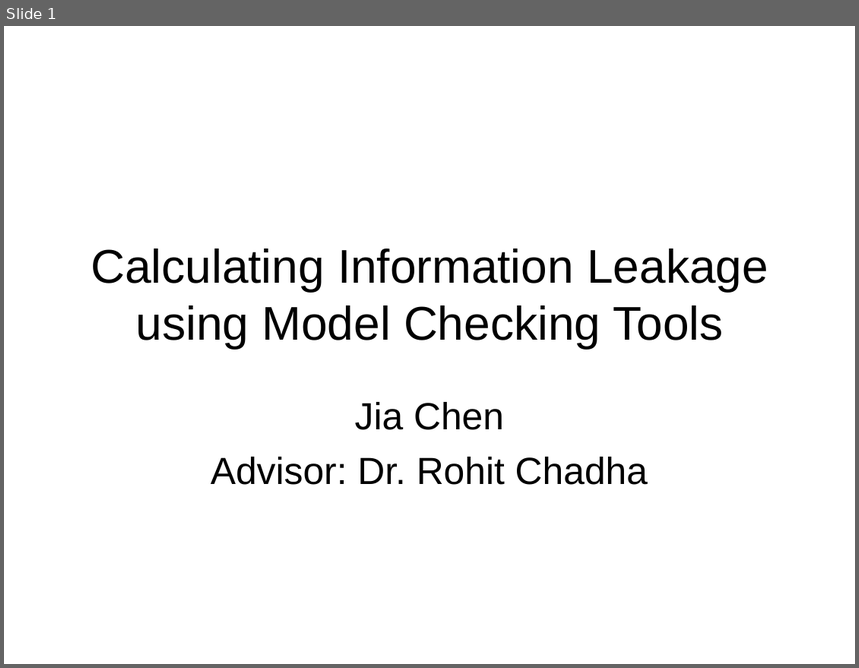
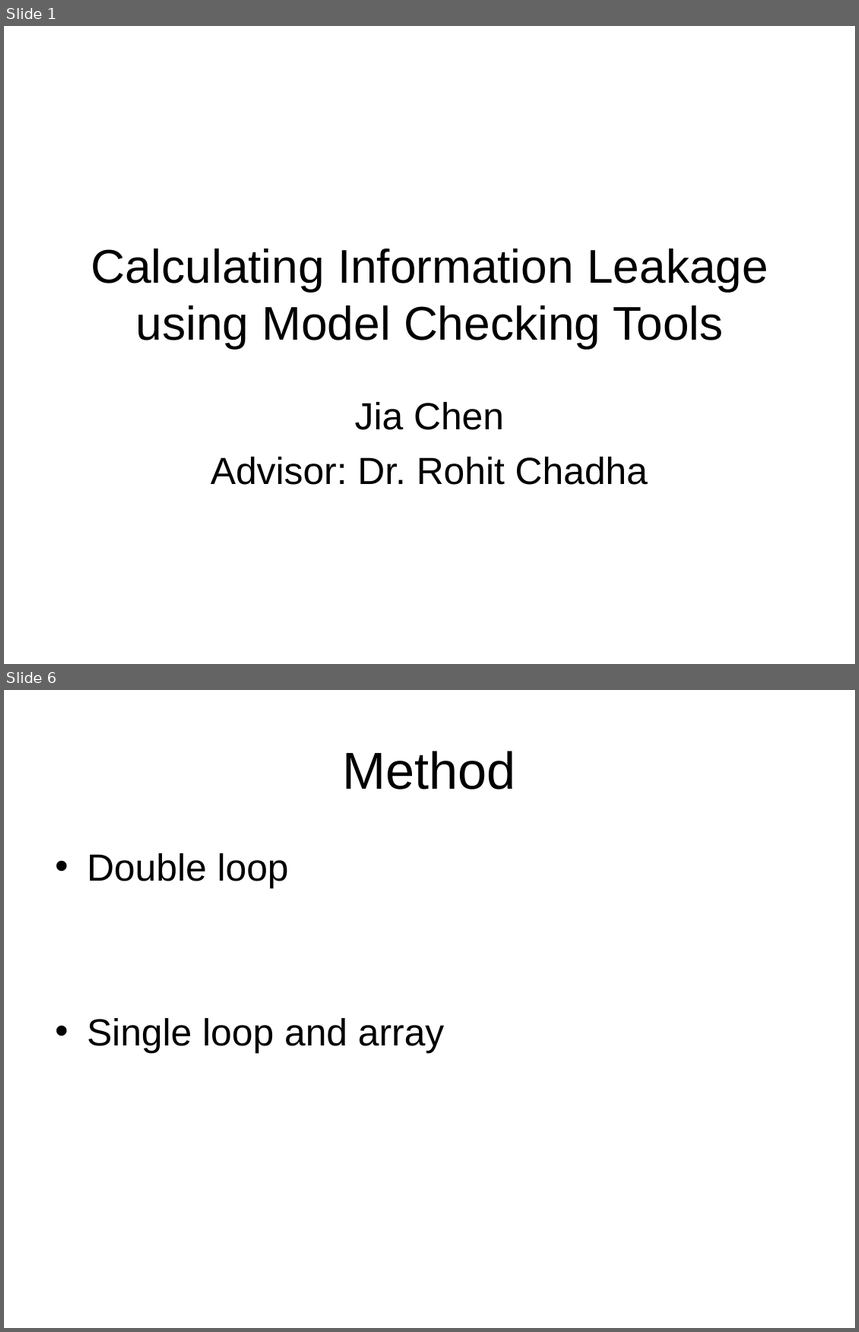
Before and after one commit to chenjiia/Thesis, a slide deck: thesis_presentation/presentation.ppt. Shown one above the other, each under a label of ours: slide 1 before the commit, slides 1 and 6 after it; the slides between them are not shown. The pictures are 859x668 and 859x1332 pixels, drawn with LibreOffice and Linux fonts; fonts in the diff are those of the drawing. Boxes give left, top, right and bottom in pixels: in the first picture for what was removed or moved away, otherwise in the second. Text is boxed around its words. In the diff, an @@ line names an element or a change of style, - is before the commit and + after.

```diff
--- a/thesis_presentation/presentation.ppt
+++ b/thesis_presentation/presentation.ppt
@@ slide 6 added at [4, 690, 855, 1328], background #FFFFFF @@
@@ title added at [343, 751, 516, 790], 44 pt, text #000000 @@
+Method
@@ text added at [87, 853, 444, 1053], 32 pt, text #000000 @@
+• Double loop
+• Single loop and array
```
Also in this commit, not shown: 1 slide changed, 13 other slides added.
